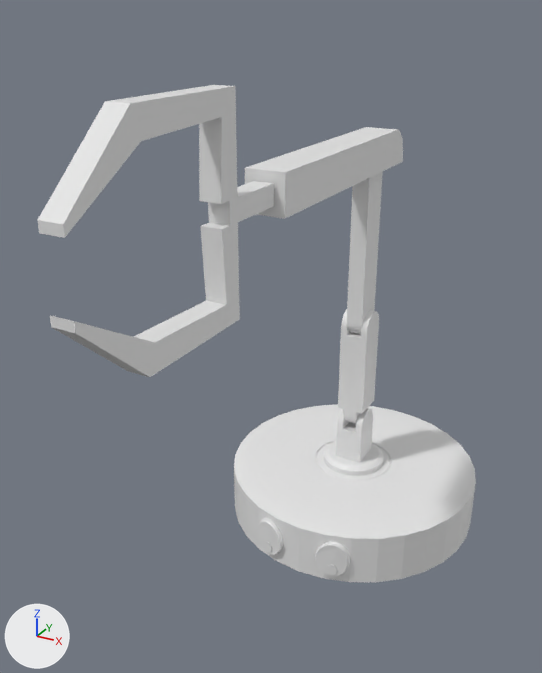
The Blender file Assets/Blender Raw/Char1.blend, before and after one commit.
Camera for both pictures: a 50 mm lens placed at (1.98, -5.03, 4.02), pointed at (-0.2, -1.06, 2.03). Arrows for +X, +Y and +Z are at lower left; the lights stay in place.

Objects in the first picture: 'ARM', 'Body', 'Eyes'.
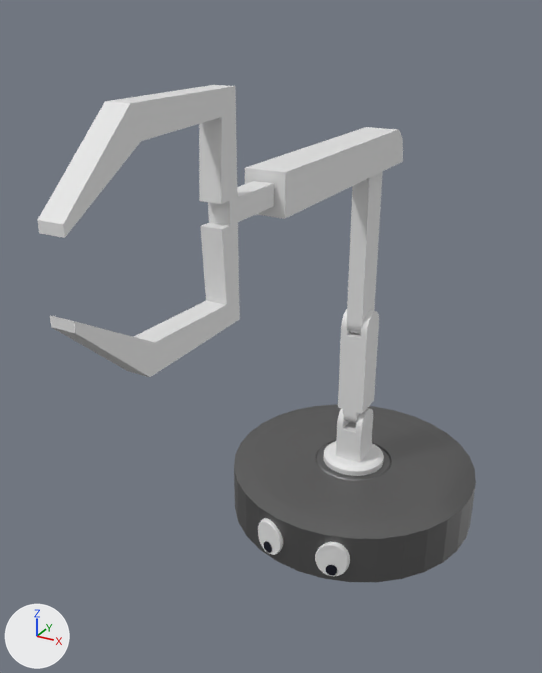
Location of each change, [x1, y1, x2, y2] in pixels of the pictures (542 x 673 px):
'Body', recoloured (white to grey)
    both: [234, 404, 476, 582]
'Eyes', recoloured
    both: [258, 518, 350, 576]

The change, as a diff of the scene's bpy script:
```diff
--- a/Assets/Blender Raw/Char1.blend.py
+++ b/Assets/Blender Raw/Char1.blend.py
@@ mat_body @@
+mat_body = principled_material('Body')
+mat_body.base_color = (0.231, 0.231, 0.231)  # grey #848484
+mat_body.metallic = 1.0
+mat_body.ior = 1.45
+mat_body.subsurface_weight = 1.0
+mat_body.subsurface_scale = 0.0539
+mat_body.anisotropic = 0.0788
+mat_body.anisotropic_rotation = 0.00415
+mat_body.transmission_weight = 0.145
+mat_body.sheen_weight = 0.0149
@@ me_cylinder @@
 me_cylinder.from_pydata(...)  # 256 vertices, 226 faces; spans x -1.0..1.0, y -1.0..1.0, z -0.22..0.22
+me_cylinder.materials.append(mat_body)  # grey #848484
```
